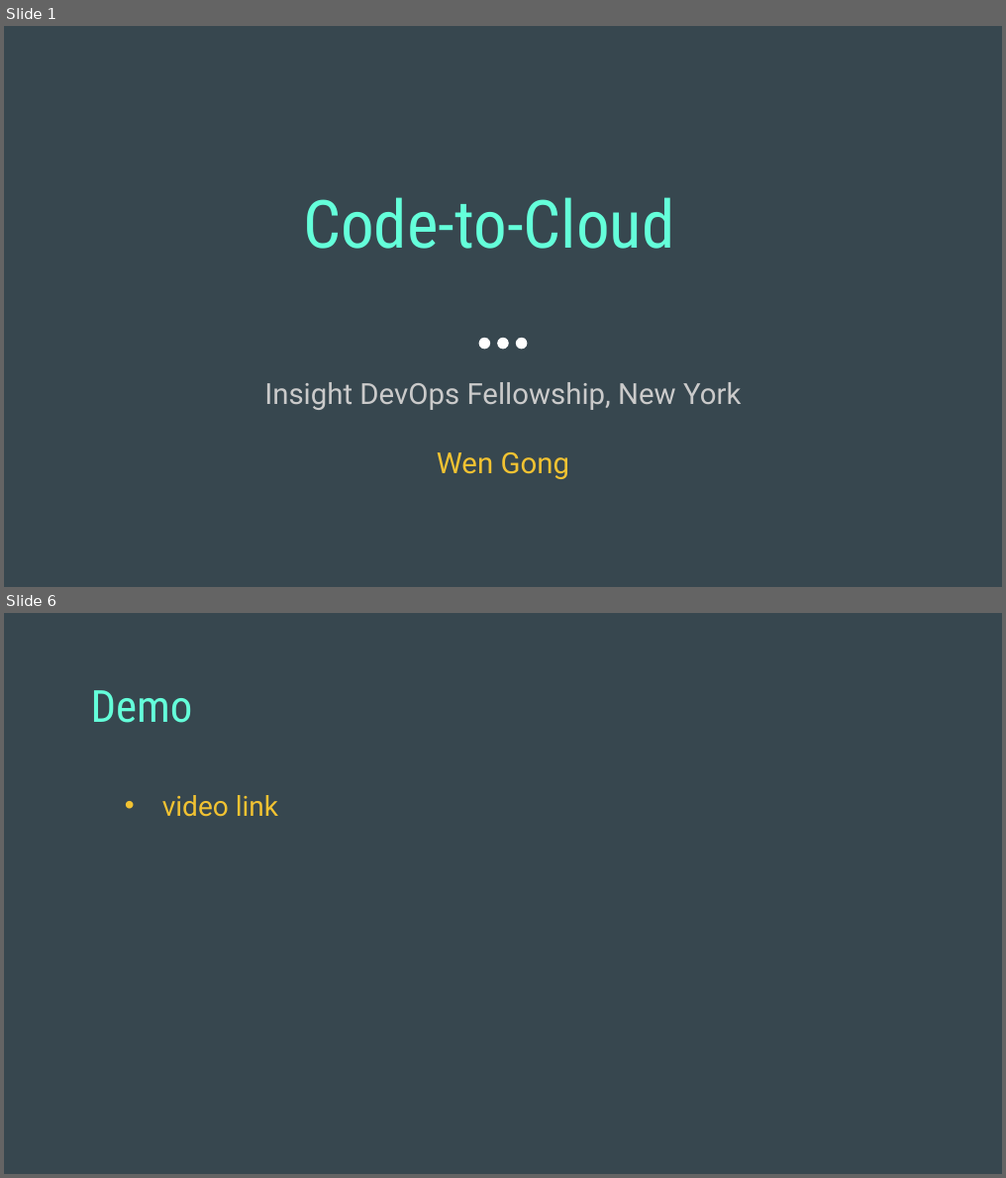
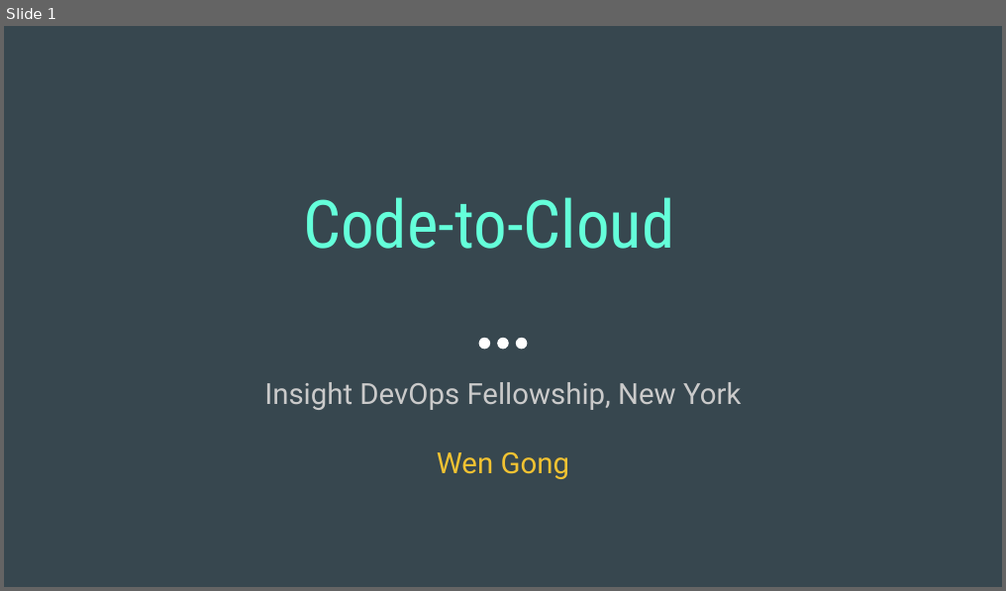
Before and after one commit to wgong/code2cloud, a slide deck: docs/code2cloud.pptx. Shown one above the other, each under a label of ours: slides 1 and 6 before the commit, slide 1 after it; the slides between them are not shown. The pictures are 1006x1178 and 1006x591 pixels, drawn with LibreOffice and Linux fonts; fonts in the diff are those of the drawing. Boxes give left, top, right and bottom in pixels: in the first picture for what was removed or moved away, otherwise in the second. Text is boxed around its words. In the diff, an @@ line names an element or a change of style, - is before the commit and + after.

```diff
--- a/docs/code2cloud.pptx
+++ b/docs/code2cloud.pptx
@@ slide 6 removed at bbox=[4, 613, 1002, 1174], background #37474F @@
@@ title removed at bbox=[91, 690, 193, 723] @@
-Demo
@@ text removed at bbox=[162, 795, 278, 817] @@
-• video link
```
Also in this commit, not shown: 2 slides changed, 6 slides added, 6 other slides removed, 1 other file.
